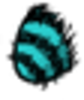
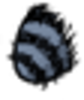
Revision of a layered (84, 100) image; what changed, layer by layer:
painted on "butt-1.png" over [14,7,71,83]
